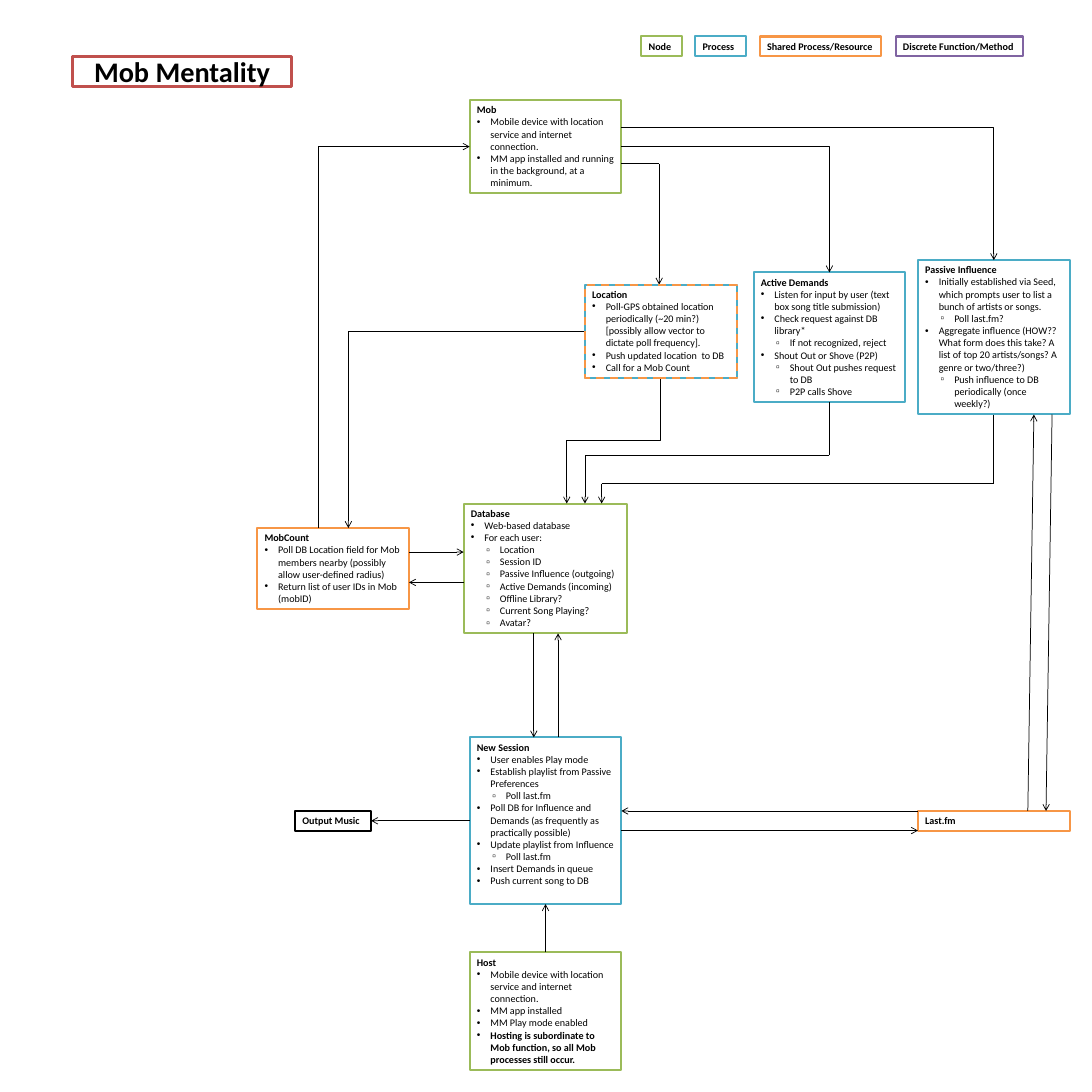
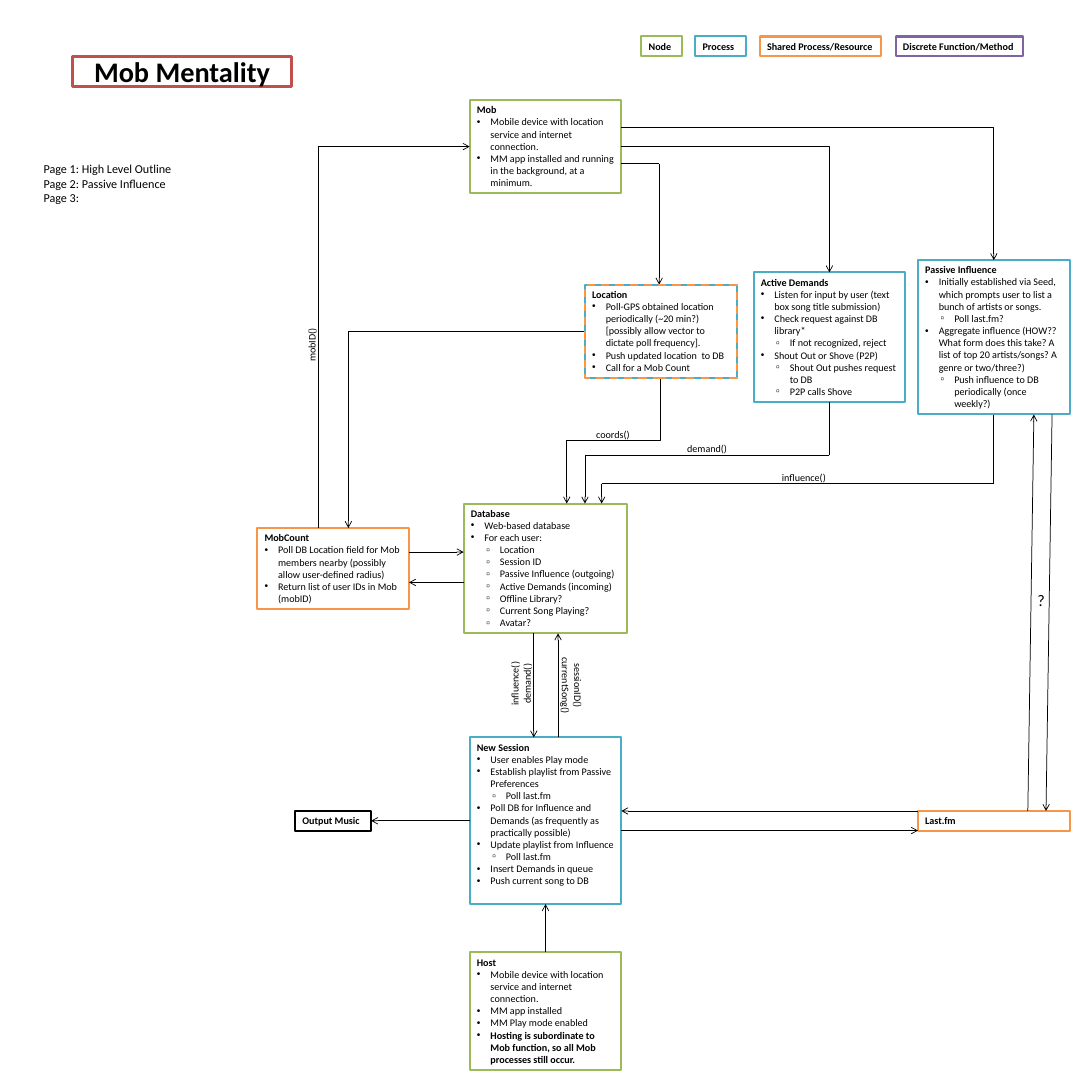
Before and after one commit to Slopigyo/MobMentality, a slide deck: slide 1 of MM_Outline.pptx. Drawn at 1092x1092 pixels with LibreOffice and Linux fonts; fonts in the diff are those of the drawing. Boxes give left, top, right and bottom in pixels: in the first picture for what was removed or moved away, otherwise in the second. Text is boxed around its words. In the diff, an @@ line names an element or a change of style, - is before the commit and + after.

Commit message:
Small change, started Active Demand breakdown

```diff
--- a/MM_Outline.pptx
+++ b/MM_Outline.pptx
@@ text added at (x1=44, y1=164, x2=171, y2=204), 12 pt, text #000000 @@
+Page 1: High Level Outline
+Page 2: Passive Influence
+Page 3:
@@ text added at (x1=306, y1=331, x2=318, y2=360), 10 pt, text #000000 @@
+mobID()
@@ text added at (x1=596, y1=431, x2=630, y2=441), 10 pt, text #000000 @@
+coords()
@@ text added at (x1=687, y1=445, x2=727, y2=454), 10 pt, text #000000 @@
+demand()
@@ text added at (x1=782, y1=474, x2=826, y2=484), 10 pt, text #000000 @@
+influence()
@@ text added at (x1=1030, y1=587, x2=1053, y2=614), 16 pt, text #000000 @@
+?
@@ text added at (x1=509, y1=666, x2=533, y2=705), 10 pt, text #000000 @@
+influence()
+demand()
@@ text added at (x1=559, y1=662, x2=583, y2=712), 10 pt, text #000000 @@
+sessionID()
+currentSong()
```
Also in this commit, not shown: 1 other slide changed, 1 slide added, 1 other file.
